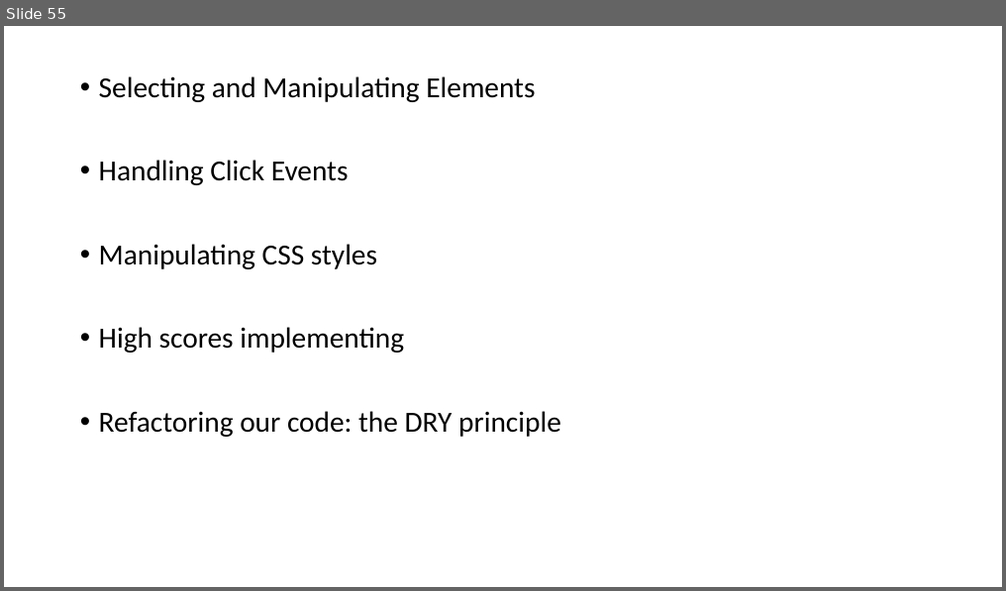
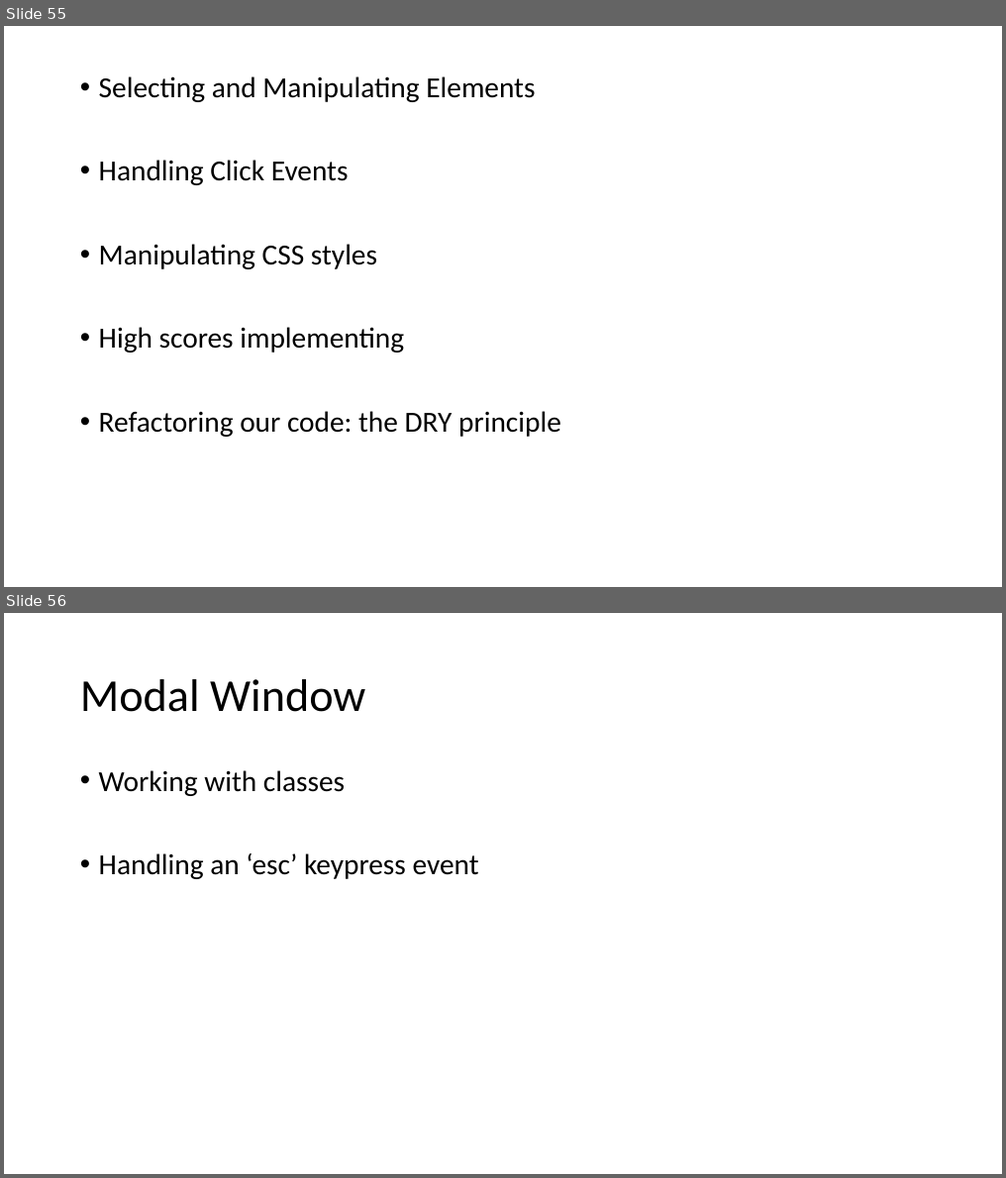
Before and after one commit to PiyushChaturvedii/Batch05, a slide deck: JavaScript.pptx. Shown one above the other, each under a label of ours: slide 55 before the commit, slides 55 and 56 after it. The pictures are 1006x591 and 1006x1178 pixels, drawn with LibreOffice and Linux fonts; fonts in the diff are those of the drawing. Boxes give left, top, right and bottom in pixels: in the first picture for what was removed or moved away, otherwise in the second. Text is boxed around its words. In the diff, an @@ line names an element or a change of style, - is before the commit and + after.

```diff
--- a/JavaScript.pptx
+++ b/JavaScript.pptx
@@ slide 56 added at (4, 613, 1002, 1174), background #FFFFFF @@
@@ title added at (80, 679, 365, 712), 44 pt, text #000000 @@
+Modal Window
@@ text added at (99, 770, 479, 879), 28 pt, text #000000 @@
+• Working with classes
+• Handling an ‘esc’ keypress event
```
Also in this commit, not shown: 3 other slides added, 1 slide removed, 14 other files.
